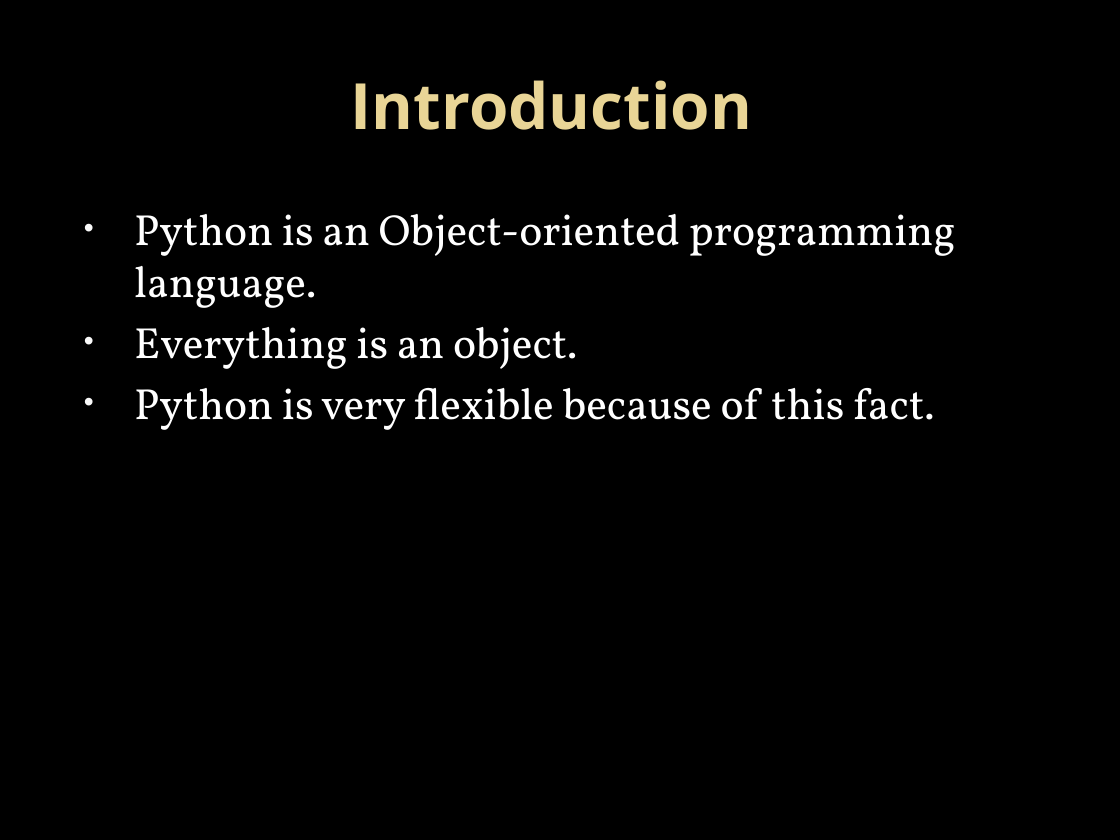
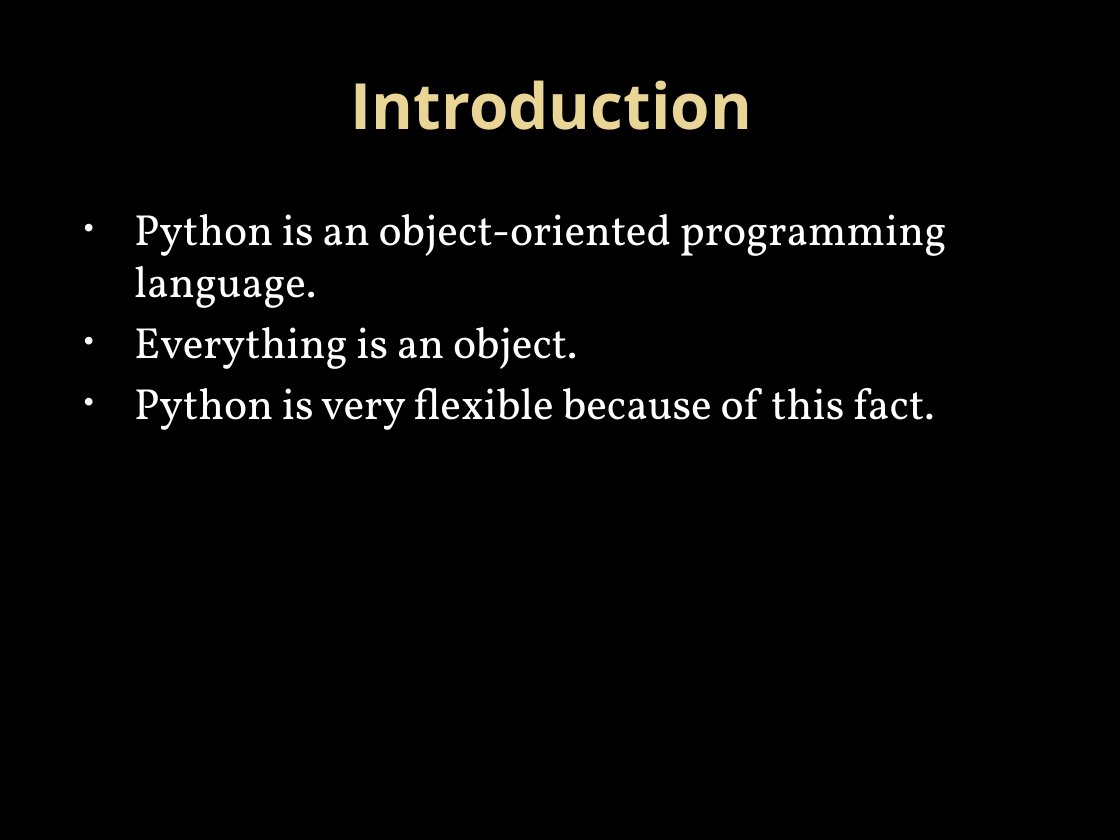
Before and after one commit to LukeKaim/python_training, a slide deck: slide 3 of introduction to python_1.pptx. Drawn at 1120x840 pixels with LibreOffice and Linux fonts; fonts in the diff are those of the drawing; background and template pictures are left out. Boxes give left, top, right and bottom in pixels: in the first picture for what was removed or moved away, otherwise in the second. Text is boxed around its words. In the diff, an @@ line names an element or a change of style, - is before the commit and + after.

```diff
--- a/introduction to python_1.pptx
+++ b/introduction to python_1.pptx
@@ text at box(134, 214, 947, 308): text changed @@
-• Python is an Object-oriented programming language.
+• Python is an object-oriented programming language.
```
Also in this commit, not shown: 9 other slides changed, 1 other file.
